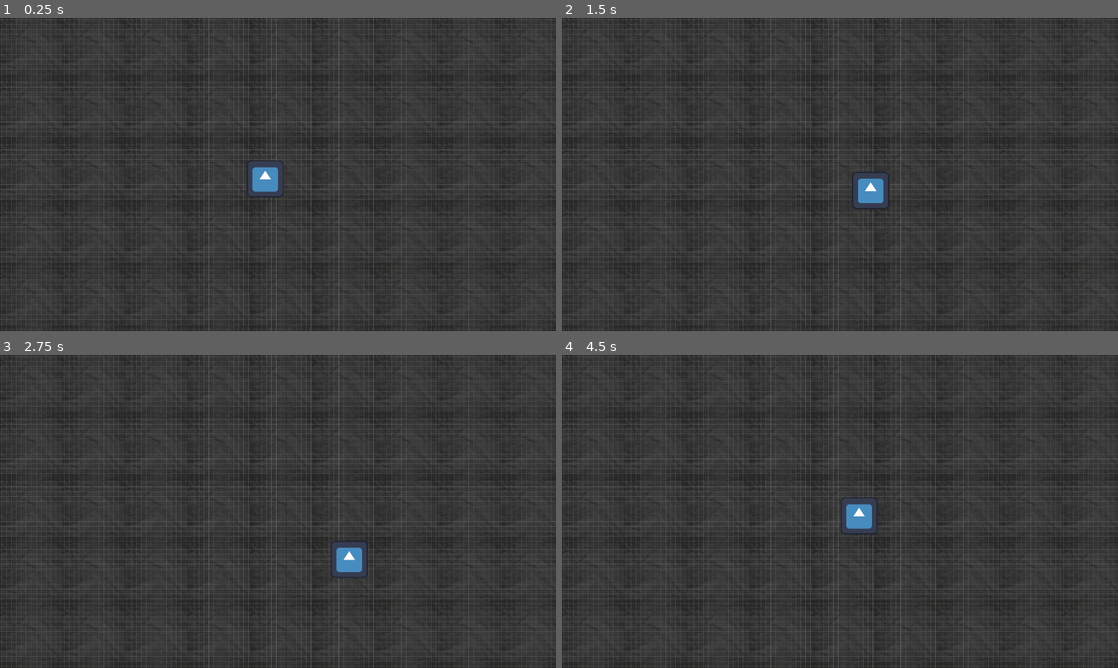
Above: before the commit, frames 1-4 (two rows, left to right).
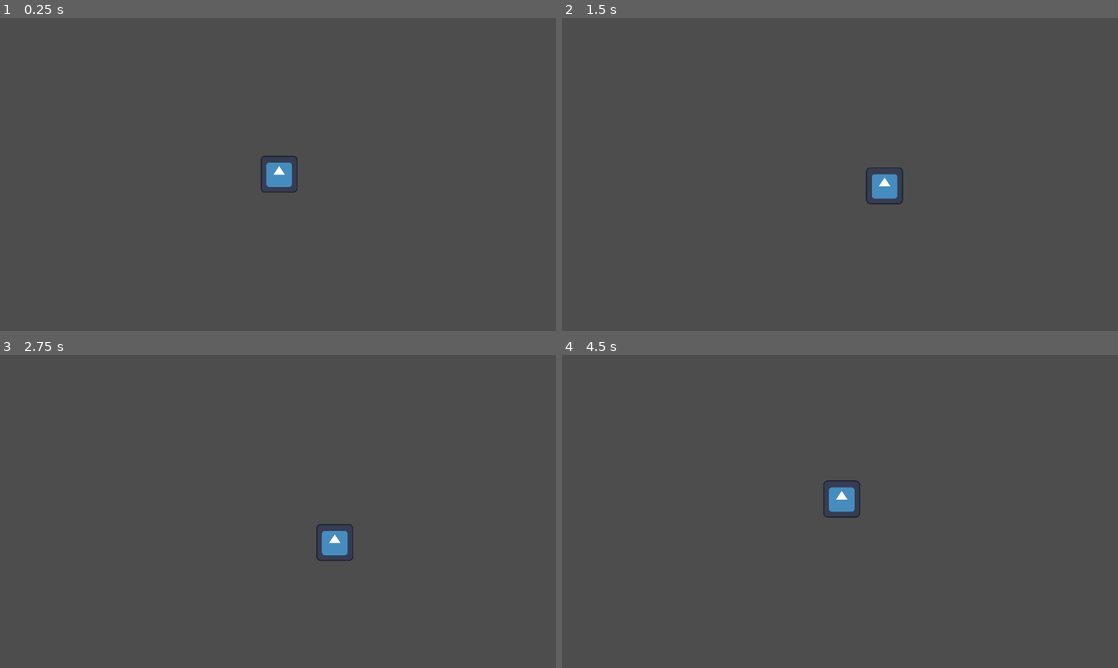
Above: after the commit, the same moments.

Repository: Ava-TU/EGD-FlatGame
Game: Godot game, scene res://Scenes/Main.tscn
Same seed, same stepped clock (60 frames per second), same inputs: the game is played once before the commit and once after it. The engine's default icon, where the game draws it, is replaced by a stand-in: a white triangle on a blue panel in a dark square.
Inputs:
- Up to frame 1 (0.25 s): no input
- Up to frame 2 (1.5 s): tap Enter at 0.5 s; hold D (Right) 0.53-1.28 s; hold S (Down) from 1.28 s (still down)
- Up to frame 3 (2.75 s): release S (Down) at 2.03 s; hold D (Right) from 2.03 s (still down)
- Up to frame 4 (4.5 s): release D (Right) at 2.78 s; hold W (Up) 2.78-3.53 s; hold A (Left) from 3.53 s (still down)

The runs differ from the first frame. In frame 1, 40% of the frame differs, in the area x 0-100%, y 0-100%; in frame 2, 40%; in frame 3, 40%; in frame 4, 40%.

Commit message:
added in camera

Diff:
--- a/egd-flat-game/Scenes/Main.tscn
+++ b/egd-flat-game/Scenes/Main.tscn
@@ -2,27 +2,14 @@
 
 [ext_resource type="Script" uid="uid://hefypydnccmq" path="res://Scripts/Player.gd" id="1_idj7w"]
 [ext_resource type="Texture2D" uid="uid://blf2yr3e3x1vo" path="res://icon.svg" id="1_r150o"]
-[ext_resource type="Shader" uid="uid://b4ymu21prhv7k" path="res://Shaders/normalBG.gdshader" id="1_rgh2o"]
-[ext_resource type="Texture2D" uid="uid://e171u74rkqqh" path="res://BG/BlackPaperGB.jpg" id="2_rgh2o"]
-
-[sub_resource type="ShaderMaterial" id="ShaderMaterial_rgh2o"]
-shader = ExtResource("1_rgh2o")
-shader_parameter/pattern = ExtResource("2_rgh2o")
-shader_parameter/size = 5.0
-shader_parameter/direction = Vector2(1, 1)
 
 [sub_resource type="RectangleShape2D" id="RectangleShape2D_r150o"]
 size = Vector2(126, 127)
 
 [node name="Node2D" type="Node2D" unique_id=2035813038]
 
-[node name="ColorRect" type="ColorRect" parent="." unique_id=1736575272]
-material = SubResource("ShaderMaterial_rgh2o")
-offset_right = 1932.0
-offset_bottom = 1093.0
-
 [node name="CharacterBody2D" type="CharacterBody2D" parent="." unique_id=1942139395]
-position = Vector2(916, 555)
+position = Vector2(969, 542)
 script = ExtResource("1_idj7w")
 
 [node name="Sprite2D" type="Sprite2D" parent="CharacterBody2D" unique_id=1701292336]
@@ -31,3 +18,9 @@
 [node name="CollisionShape2D" type="CollisionShape2D" parent="CharacterBody2D" unique_id=2042612560]
 position = Vector2(0, -0.5)
 shape = SubResource("RectangleShape2D_r150o")
+
+[node name="Camera2D" type="Camera2D" parent="CharacterBody2D" unique_id=2082127314]
+position = Vector2(-4, 1)
+drag_horizontal_enabled = true
+drag_vertical_enabled = true
+editor_draw_drag_margin = true
